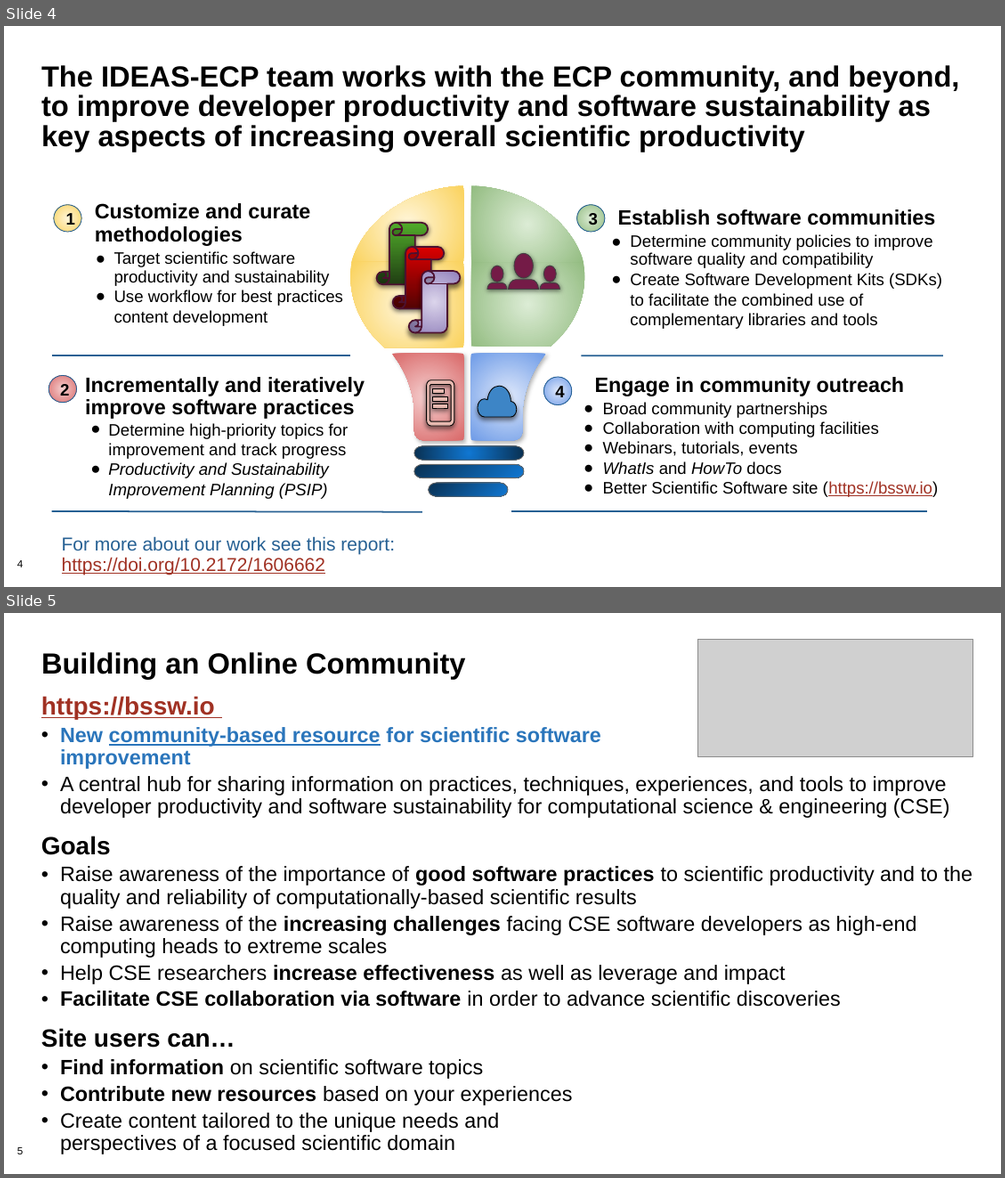
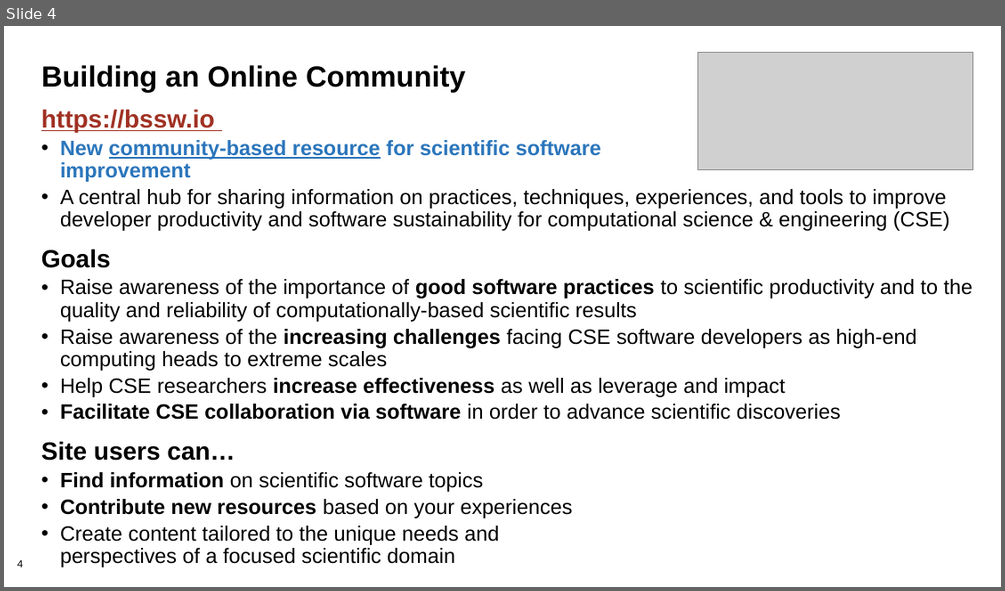
Before and after one commit to bssw-tutorial/presentations, a slide deck: intro-a.pptx. Shown one above the other, each under a label of ours: slides 4 and 5 before the commit, slide 4 after it. The pictures are 1005x1178 and 1005x591 pixels, drawn with LibreOffice and Linux fonts; fonts in the diff are those of the drawing; grey boxes stand for pictures; background and template pictures are left out. Boxes give left, top, right and bottom in pixels: in the first picture for what was removed or moved away, otherwise in the second. Text is boxed around its words. In the diff, an @@ line names an element or a change of style, - is before the commit and + after.

```diff
--- a/intro-a.pptx
+++ b/intro-a.pptx
@@ slide 4 removed at (x1=4, y1=26, x2=1001, y2=587), background #FFFFFF; not listed: 1 template element that a slide beside it also shows @@
@@ title removed at (x1=41, y1=65, x2=959, y2=151) @@
-The IDEAS-ECP team works with the ECP community, and beyond, to improve developer productivity and software sustainability as key aspects of increasing overall scientific productivity
@@ group removed at (x1=48, y1=186, x2=943, y2=512): 14 freeform shapes, 7 ellipses, 4 texts, 4 lines, 3 rectangles, 3 vertical scrolls @@
-Customize and curate methodologies
-● Target scientific software productivity and sustainability
-● Use workflow for best practices content development
-Incrementally and iteratively improve software practices
-● Determine high-priority topics for improvement and track progress
-● Productivity and Sustainability Improvement Planning (PSIP)
-Establish software communities
-● Determine community policies to improve software quality and compatibility
-● Create Software Development Kits (SDKs) to facilitate the combined use of complementary libraries and tools
-Engage in community outreach
-● Broad community partnerships
-● Collaboration with computing facilities
-● Webinars, tutorials, events
-● WhatIs and HowTo docs
-● Better Scientific Software site (https://bssw.io)
-1
-2
-3
-4
@@ text removed at (x1=62, y1=536, x2=395, y2=574) @@
-For more about our work see this report: https://doi.org/10.2172/1606662
@@ what was slide 5 is now slide 4 @@
@@ page number at (x1=17, y1=560, x2=23, y2=567): text changed @@
-5
+4
```
Also in this commit, not shown: 6 slides changed, 1 other slide removed, 3 other files.
